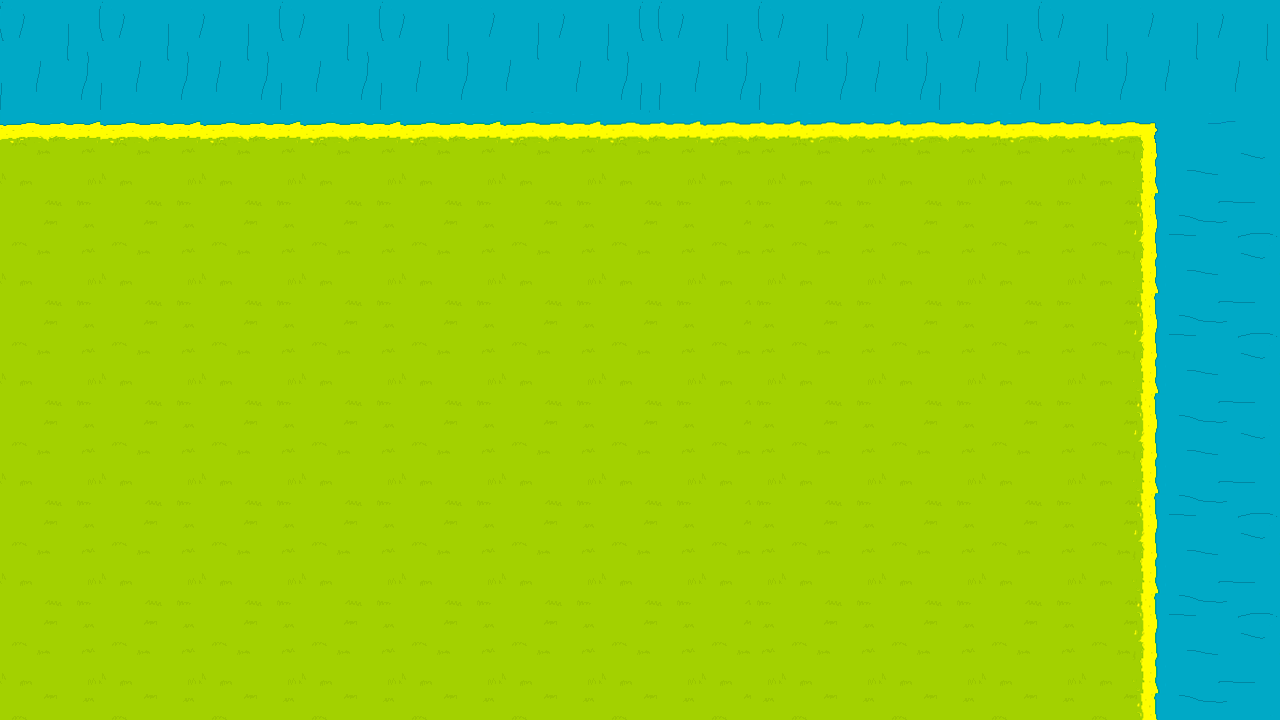
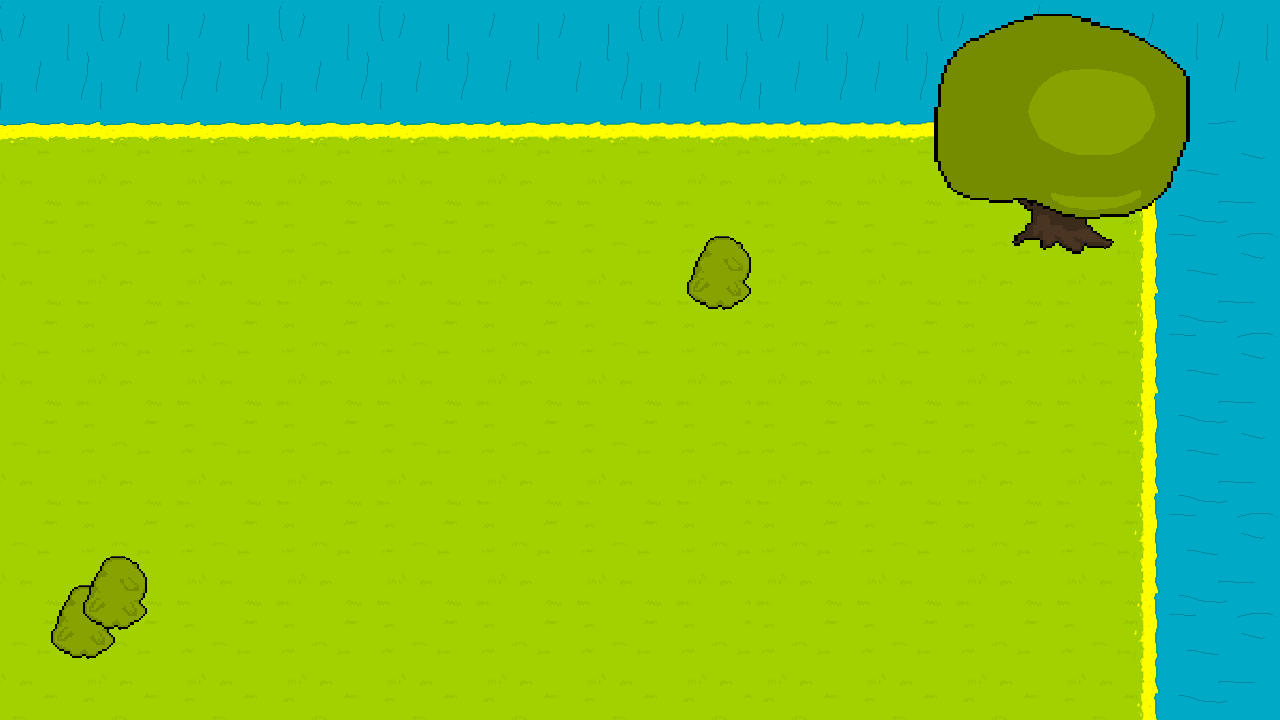
Layer changes from the first 1280×720 image to the second:
added layer "Camada 5" above "Camada 4" over [83, 556, 147, 630]
added layer "Camada 4" above "Camada 3" over [687, 236, 751, 310]
added layer "Camada 3" above "Camada 2" over [51, 585, 115, 659]
added layer "Camada 2" above "Tile-GX" over [934, 14, 1190, 254]
